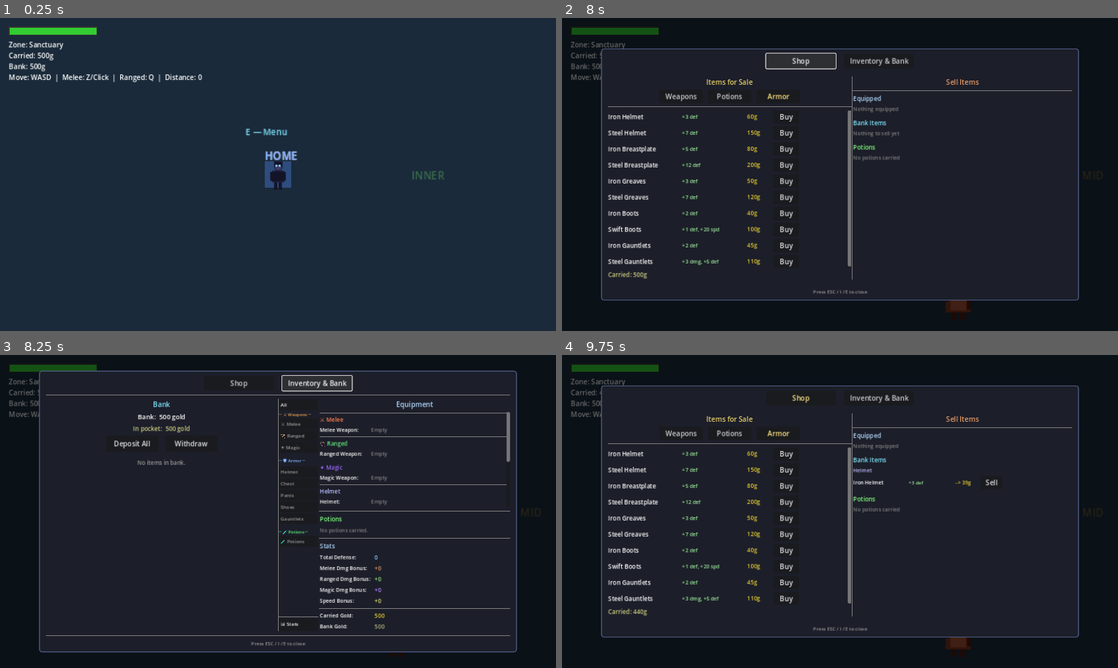
Above: before the commit, frames 1-4 (two rows, left to right).
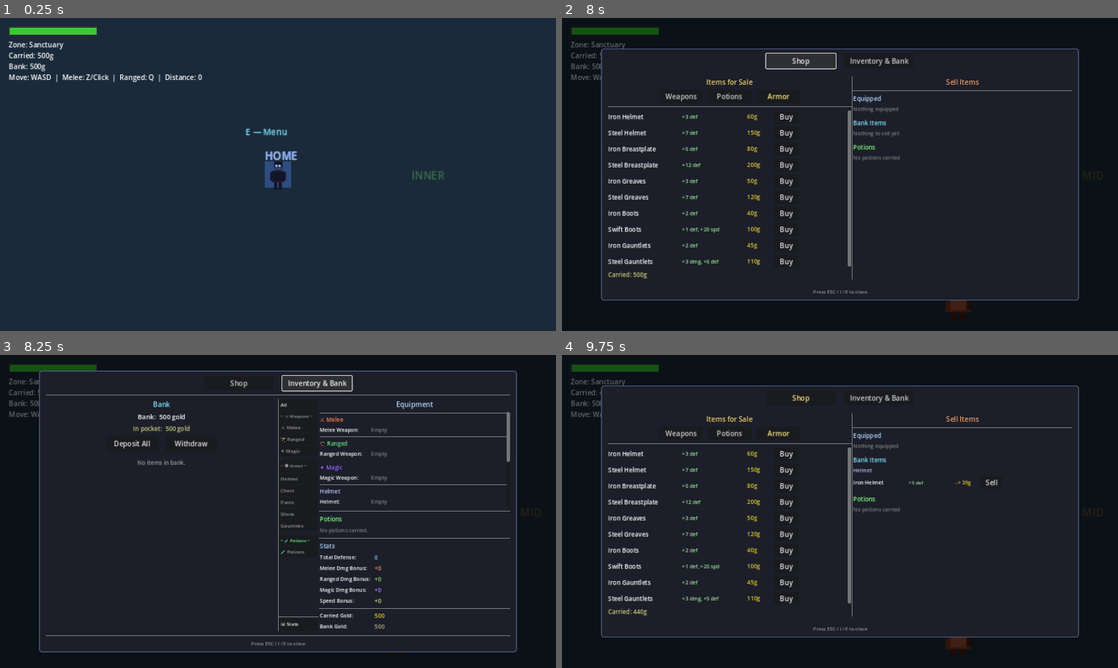
Above: after the commit, the same moments.

Repository: cbradshaw11/game-concept
Game: Godot game, scene res://scenes/world/world_scene.tscn
Two runs of this game, one before a commit and one after it. Both use one fixed random seed, a clock stepped at 60 frames per second and the inputs below.
Inputs:
- Up to frame 1 (0.25 s): no input
- Up to frame 2 (8 s): tap Enter at 0.5 s; hold Right (ui_right) 0.53-1.28 s; tap Space (attack) at 0.6 s; hold Down (ui_down) 1.28-2.03 s; tap R (attack_magic) at 1.35 s; hold Right (ui_right) 2.03-2.78 s; tap Z (attack_melee) at 2.1 s; hold Up (ui_up) 2.78-3.53 s; tap Q (attack_ranged) at 2.85 s; hold Left (ui_left) 3.53-5 s; tap X (guard) at 3.6 s; tap E (interact) at 4.35 s; click "Weapons" at 5 s; click "Potions" at 5.75 s; click "Armor" at 6.5 s; click "Shop" at 7.25 s
- Up to frame 3 (8.25 s): click "Inventory & Bank" at 8 s
- Up to frame 4 (9.75 s): click "Shop" at 8.75 s; click "Buy" at 9.5 s

Frames 1-2 are identical in both runs. In frame 3, 0.6% of the frame differs, in the area x 50-57%, y 18-64%; in frame 4, nothing differs.

Commit message:
feat: section headers clickable as group filters (Weapons=all weapons, Armor=all armor, Potions=all potions)

Diff:
--- a/game/scenes/hub/unified_menu.gd
+++ b/game/scenes/hub/unified_menu.gd
@@ -966,8 +966,21 @@
 		var items_in_cat: Array = cfg["items"]
 		if items_in_cat.size() == 0:
 			continue
-		# Respect sidebar filter — "all"/"stats" shows everything, otherwise match key
-		if equip_filter != "all" and equip_filter != "stats" and cfg["key"] != equip_filter:
+		# Respect sidebar filter
+		var weapon_keys := ["all", "stats", "weapons", "melee", "ranged", "magic"]
+		var armor_keys  := ["all", "stats", "armor", "helmet", "breastplate", "pants", "shoes", "gauntlets"]
+		var potion_keys := ["all", "stats", "potions"]
+		var item_key: String = cfg["key"]
+		var show := false
+		if equip_filter == "all" or equip_filter == "stats":
+			show = true
+		elif item_key in ["melee", "ranged", "magic"] and equip_filter in weapon_keys:
+			show = equip_filter == "weapons" or equip_filter == item_key
+		elif item_key in ["helmet", "breastplate", "pants", "shoes", "gauntlets"] and equip_filter in armor_keys:
+			show = equip_filter == "armor" or equip_filter == item_key
+		elif item_key == "potions" and equip_filter in potion_keys:
+			show = true
+		if not show:
 			continue
 		_add_inv_category_header(cfg["label"], cfg["color"])
 		for i in range(items_in_cat.size()):
@@ -1118,19 +1131,19 @@
 
 	var filters := [
 		["All", "all", ""],
-		["_header_", "Weapons", "⚔"],
+		["_header_", "Weapons", "⚔", "weapons", Color(0.9, 0.6, 0.3)],
 		["⚔ Melee", "melee", ""],
 		["🏹 Ranged", "ranged", ""],
 		["✦ Magic", "magic", ""],
 		["_gap_", "", ""],
-		["_header_", "Armor", "🛡"],
+		["_header_", "Armor", "🛡", "armor", Color(0.5, 0.7, 1.0)],
 		["Helmet", "helmet", ""],
 		["Chest", "breastplate", ""],
 		["Pants", "pants", ""],
 		["Shoes", "shoes", ""],
 		["Gauntlets", "gauntlets", ""],
 		["_gap_", "", ""],
-		["_header_", "Potions", "🧪"],
+		["_header_", "Potions", "🧪", "potions", Color(0.4, 1.0, 0.5)],
 		["🧪 Potions", "potions", ""],
 	]
 
@@ -1141,12 +1154,16 @@
 			sidebar.add_child(gap)
 			continue
 		if f[0] == "_header_":
-			var lbl := Label.new()
-			lbl.text = "─ %s %s ─" % [f[2], f[1]]
-			lbl.add_theme_font_size_override("font_size", 10)
-			var hdr_color := Color(0.9, 0.6, 0.3) if f[1] == "Weapons" else (Color(0.5, 0.7, 1.0) if f[1] == "Armor" else Color(0.4, 1.0, 0.5))
-			lbl.add_theme_color_override("font_color", hdr_color)
-			sidebar.add_child(lbl)
+			var hdr_btn := Button.new()
+			hdr_btn.text = "─ %s %s ─" % [f[2], f[1]]
+			hdr_btn.add_theme_font_size_override("font_size", 10)
+			hdr_btn.add_theme_color_override("font_color", f[4])
+			hdr_btn.custom_minimum_size = Vector2(88, 20)
+			hdr_btn.alignment = HORIZONTAL_ALIGNMENT_LEFT
+			var hdr_key: String = f[3]
+			hdr_btn.pressed.connect(func(): _set_equip_filter(hdr_key))
+			sidebar.add_child(hdr_btn)
+			filter_buttons[f[3]] = hdr_btn
 			continue
 
 		var btn := Button.new()
@@ -1197,11 +1214,19 @@
 func _update_filter_highlight() -> void:
 	for k in filter_buttons:
 		var btn: Button = filter_buttons[k]
-		var is_active: bool = (k == "stats" and stats_visible) or (k != "stats" and k == equip_filter)
+		var is_active: bool = false
+		if k == "stats":
+			is_active = stats_visible
+		elif k == "weapons":
+			is_active = equip_filter in ["weapons", "melee", "ranged", "magic"]
+		elif k == "armor":
+			is_active = equip_filter in ["armor", "helmet", "breastplate", "pants", "shoes", "gauntlets"]
+		else:
+			is_active = k == equip_filter
 		btn.add_theme_color_override("font_color", Color(1.0, 1.0, 1.0) if is_active else Color(0.6, 0.6, 0.6))
 
 func _update_equip_section_visibility() -> void:
-	var show_potions: bool = equip_filter == "all" or equip_filter == "potions"
+	var show_potions: bool = equip_filter in ["all", "potions"]
 	potions_sep_node.visible = show_potions
 	pot_title_node.visible = show_potions
 	potions_vbox.visible = show_potions
@@ -1223,6 +1248,9 @@
 	# Hide slots entirely for potions/stats-only filters
 	if equip_filter == "potions" or equip_filter == "stats":
 		return
+
+	var weapon_filters := ["all", "weapons", "melee", "ranged", "magic"]
+	var armor_filters  := ["all", "armor", "helmet", "breastplate", "pants", "shoes", "gauntlets"]
 
 	var equipped: Dictionary = inv.get("equipped")
 	var slot_labels := {
@@ -1237,15 +1265,15 @@
 	}
 
 	# Weapons — split by type
-	if equip_filter in ["all", "melee"]:
+	if equip_filter in weapon_filters and equip_filter in ["all", "weapons", "melee"]:
 		_add_section_header("⚔ Melee", Color(1.0, 0.5, 0.3))
 		_add_slot_row("weapon_melee", slot_labels["weapon_melee"], equipped.get("weapon_melee", {}), inv)
 
-	if equip_filter in ["all", "ranged"]:
+	if equip_filter in weapon_filters and equip_filter in ["all", "weapons", "ranged"]:
 		_add_section_header("🏹 Ranged", Color(0.4, 0.9, 0.5))
 		_add_slot_row("weapon_ranged", slot_labels["weapon_ranged"], equipped.get("weapon_ranged", {}), inv)
 
-	if equip_filter in ["all", "magic"]:
+	if equip_filter in weapon_filters and equip_filter in ["all", "weapons", "magic"]:
 		_add_section_header("✦ Magic", Color(0.6, 0.4, 1.0))
 		_add_slot_row("weapon_magic", slot_labels["weapon_magic"], equipped.get("weapon_magic", {}), inv)
 
@@ -1259,7 +1287,7 @@
 	]
 	for cfg in armor_config:
 		var s: String = cfg["slot"]
-		if equip_filter != "all" and equip_filter != s:
+		if equip_filter not in ["all", "armor"] and equip_filter != s:
 			continue
 		_add_section_header(cfg["label"], cfg["color"])
 		_add_slot_row(s, slot_labels[s], equipped.get(s, {}), inv)
